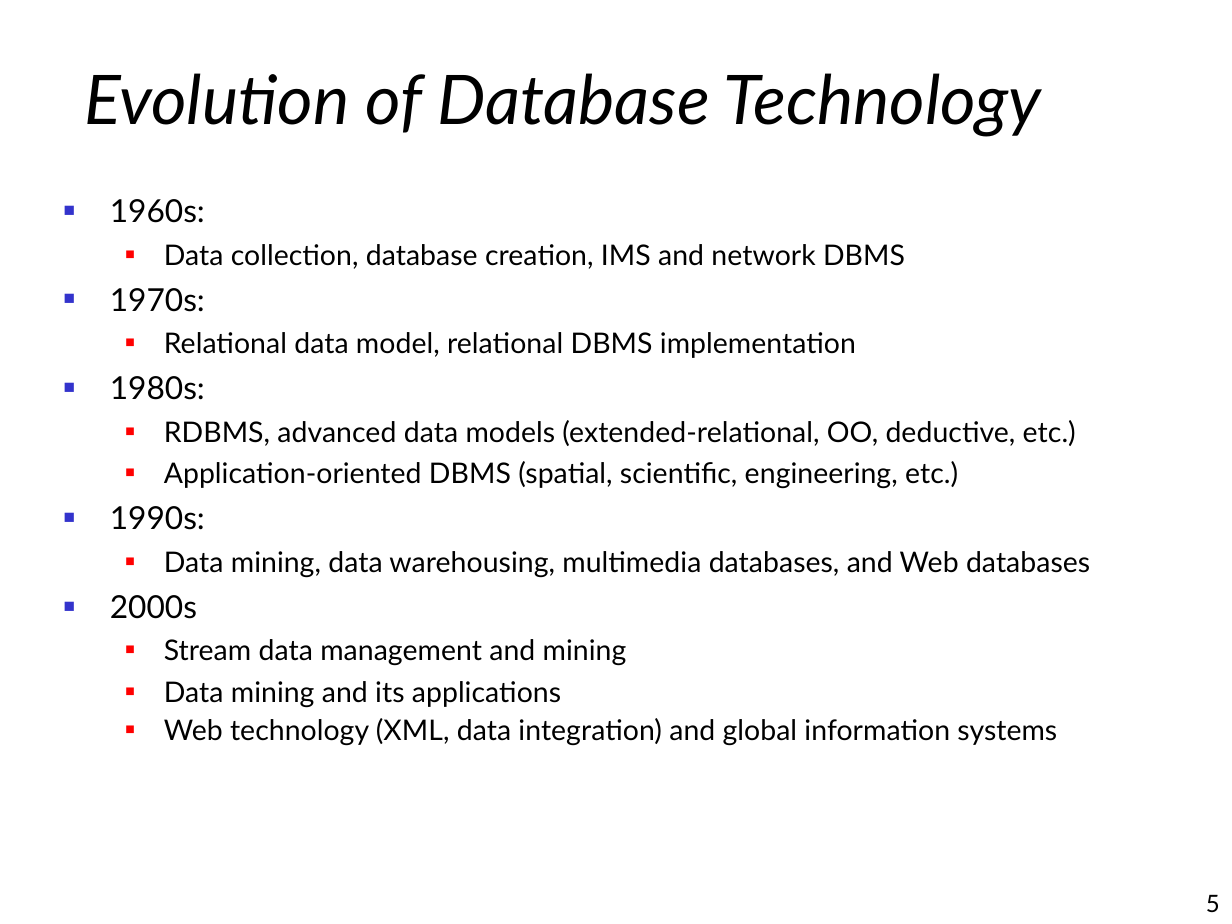
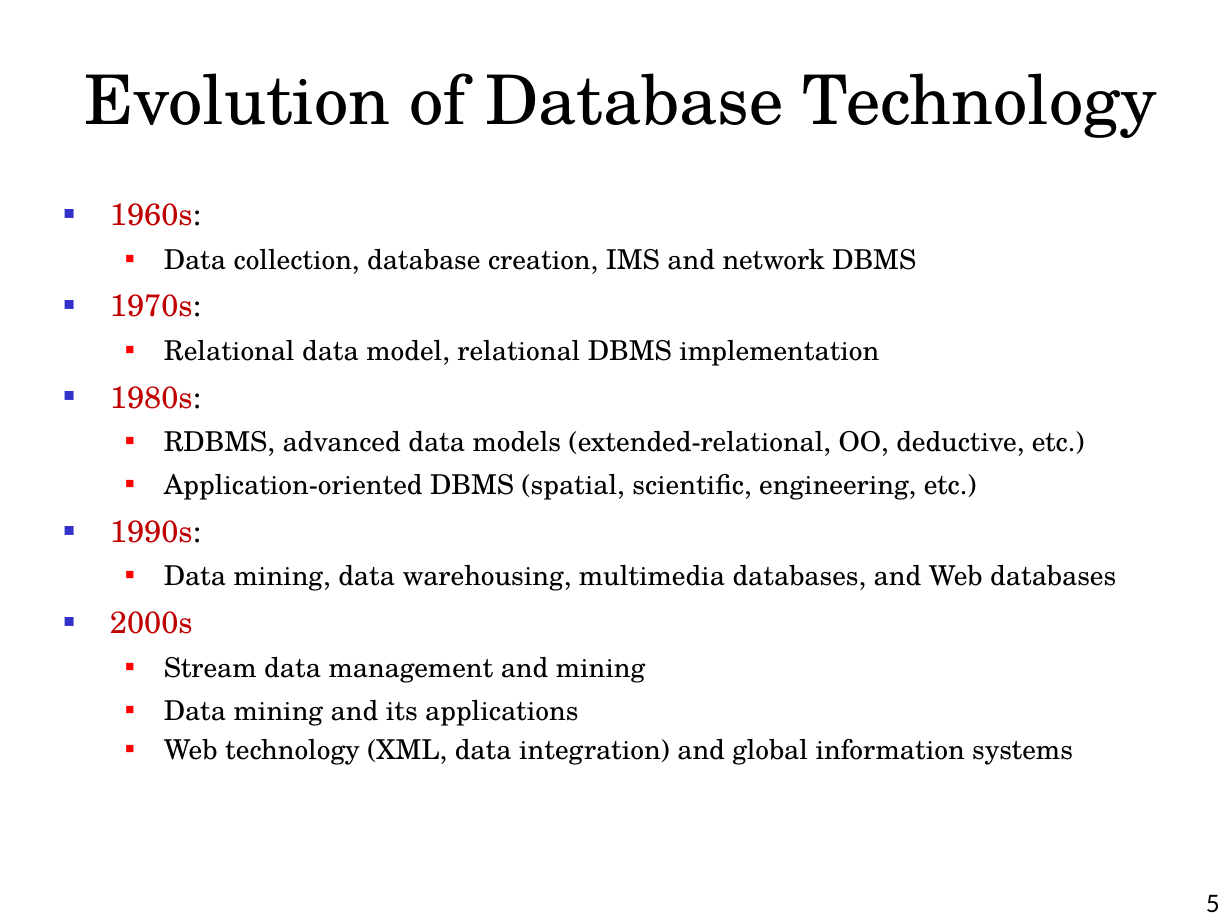
Before and after one commit to alaagamal98/web-based-his, a slide deck: slide 5 of Presentation/Data Mining.ppt. Drawn at 1232x924 pixels with LibreOffice and Linux fonts; fonts in the diff are those of the drawing; background and template pictures are left out. Boxes give left, top, right and bottom in pixels: in the first picture for what was removed or moved away, otherwise in the second. Text is boxed around its words. In the diff, an @@ line names an element or a change of style, - is before the commit and + after.

```diff
--- a/Presentation/Data Mining.ppt
+++ b/Presentation/Data Mining.ppt
@@ title "Evolution of Database Technology" at [84, 73, 1156, 138]: font Lato to TeX Gyre Schola, italic off @@
@@ text "1960s:" at [110, 203, 1116, 765]: size 18.5 to 18 pt, text colour #000000 to #C00000 in "1960s:", "1970s:", "1980s:", "1990s:" and 1 more places; font Lato to TeX Gyre Schola, size 16.6 to 16 pt; line spacing 1 to 1.1 @@
```
Also in this commit, not shown: 3 other slides changed, 7 slides removed, 1 other file.
